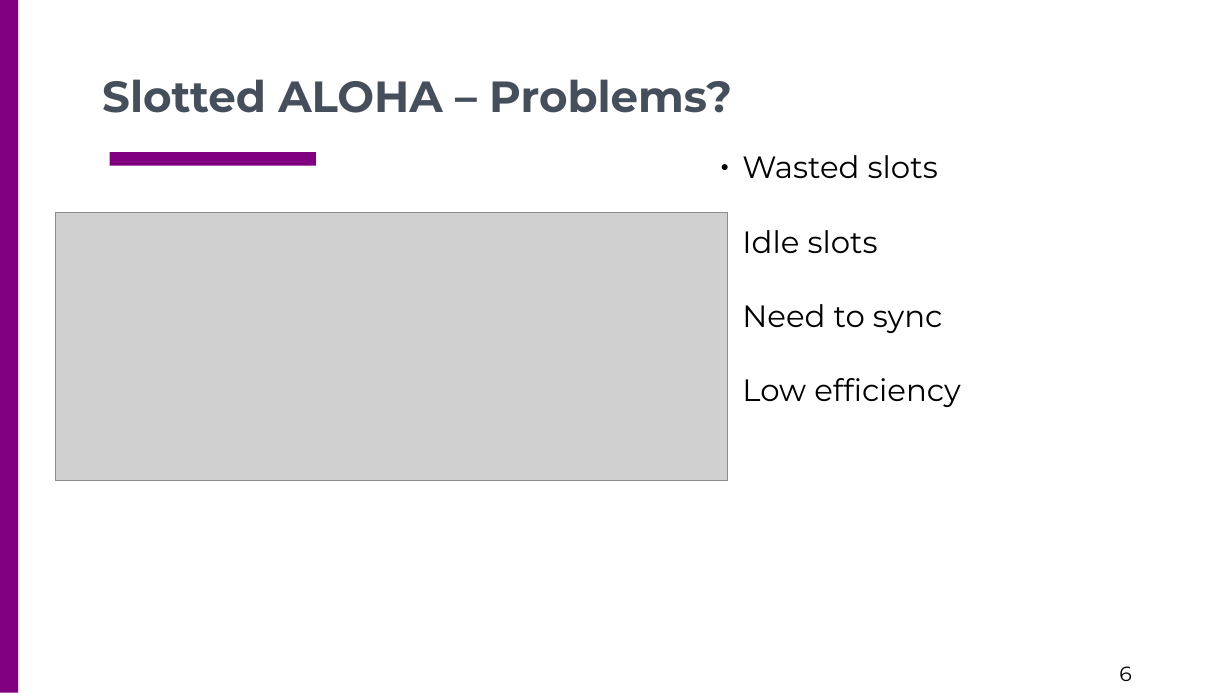
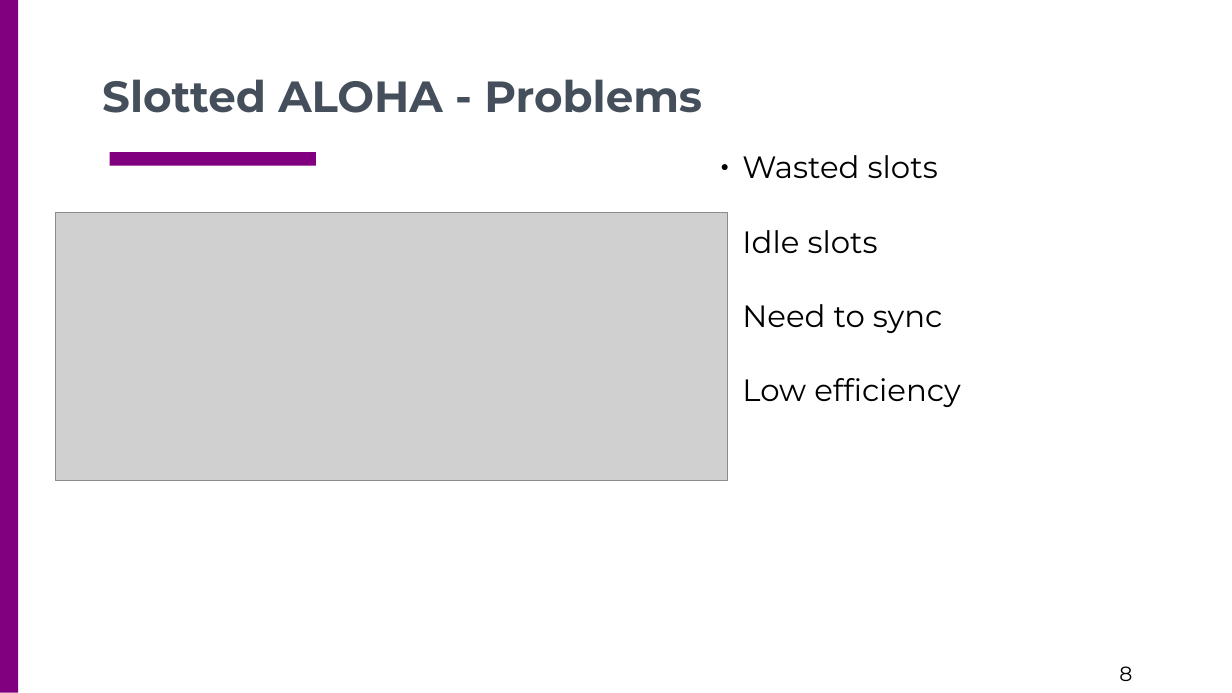
Before and after one commit to csc4200/csc4200.github.io, a slide deck: slide 8 of docs/lectures_source/class_slides-5.odp (slide 6 before the commit). Drawn at 1232x693 pixels with LibreOffice and Linux fonts; fonts in the diff are those of the drawing; grey boxes stand for pictures. Boxes give left, top, right and bottom in pixels: in the first picture for what was removed or moved away, otherwise in the second. Text is boxed around its words. In the diff, an @@ line names an element or a change of style, - is before the commit and + after.

```diff
--- a/docs/lectures_source/class_slides-5.odp
+++ b/docs/lectures_source/class_slides-5.odp
@@ text at [102,79,702,113]: text changed @@
-Slotted ALOHA – Problems?
+Slotted ALOHA - Problems
@@ page number at [1119,666,1132,681]: text changed @@
-6
+8
```
Also in this commit, not shown: 6 other slides changed, 2 slides added, 38 other files.
